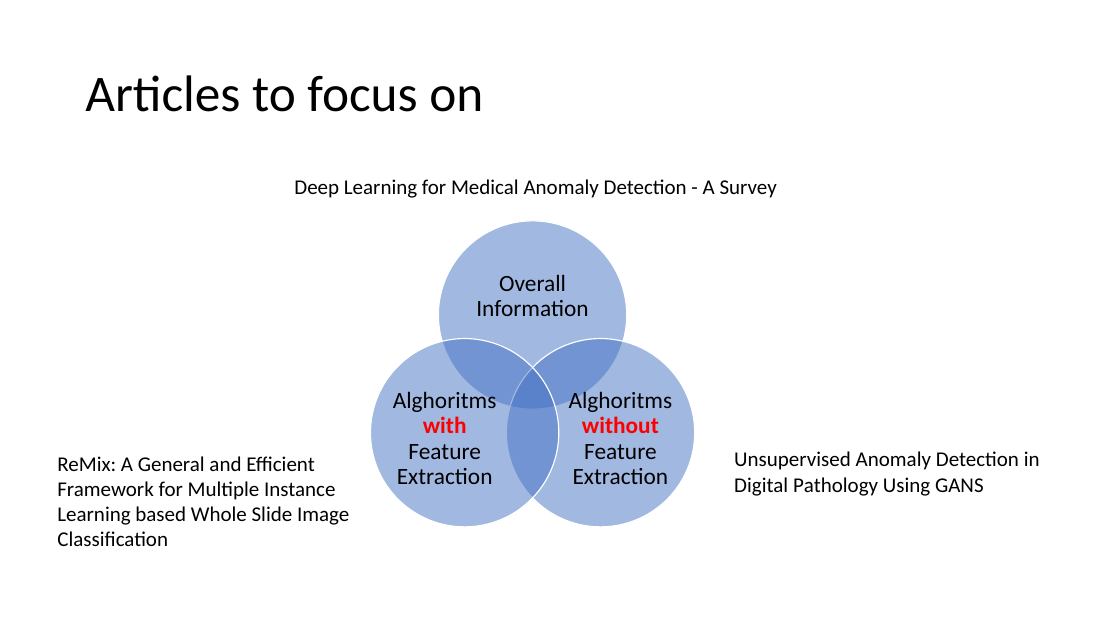
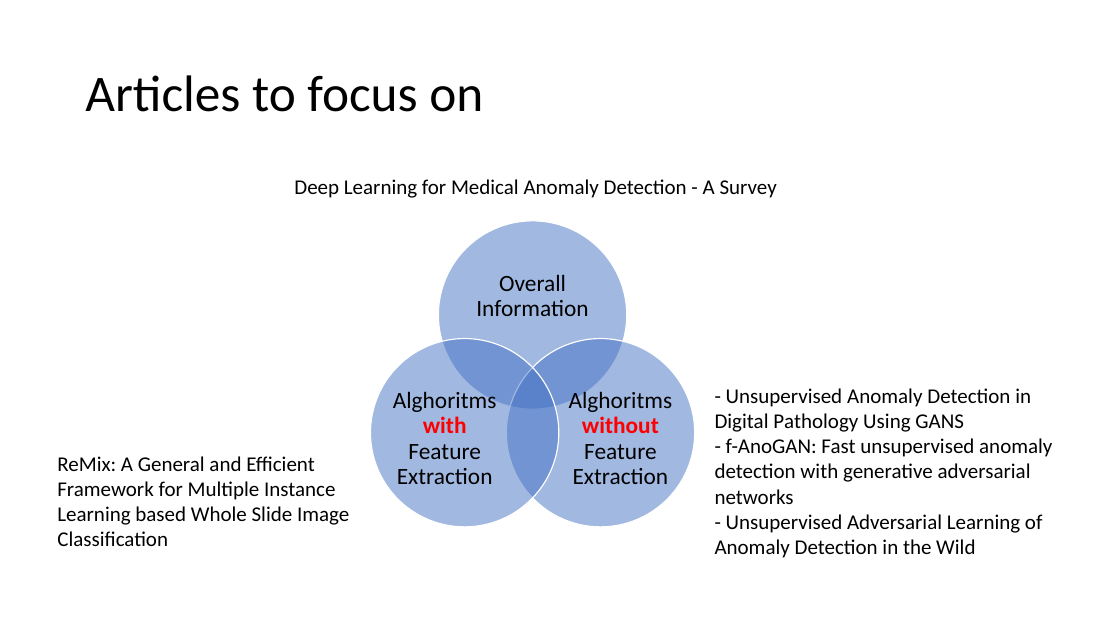
Before and after one commit to tymsoncyferki/Anomaly-Detection, a slide deck: slide 12 of Notes/Anomaly_Detection_Final.pptx. Drawn at 1120x630 pixels with LibreOffice and Linux fonts; fonts in the diff are those of the drawing. Boxes give left, top, right and bottom in pixels: in the first picture for what was removed or moved away, otherwise in the second. Text is boxed around its words. In the diff, an @@ line names an element or a change of style, - is before the commit and + after.

Commit message:
update Anomaly_Detection_Final

```diff
--- a/Notes/Anomaly_Detection_Final.pptx
+++ b/Notes/Anomaly_Detection_Final.pptx
@@ text at box(715, 388, 1052, 558): text changed @@
-Unsupervised Anomaly Detection in Digital Pathology Using GANS
+- Unsupervised Anomaly Detection in Digital Pathology Using GANS
+- f-AnoGAN: Fast unsupervised anomaly detection with generative adversarial networks
+- Unsupervised Adversarial Learning of Anomaly Detection in the Wild
```
Also in this commit, not shown: 1 slide added.
